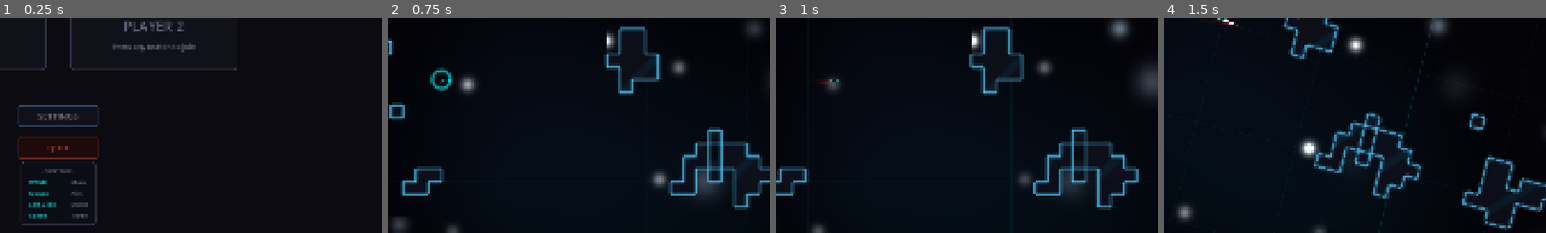
Above: before the commit, frames 1-4 (left to right).
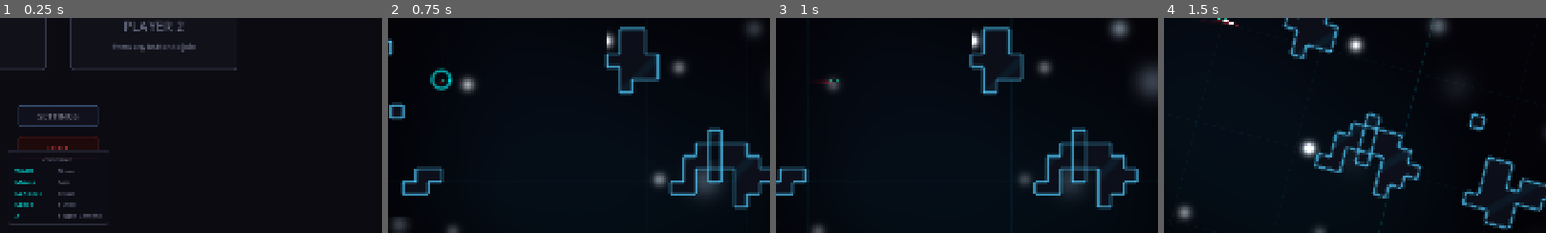
Above: after the commit, the same moments.

Repository: M-E-7/mob-fighter
Game: Godot game, scene res://Levels/MainMenu/MainMenu.tscn
The game is run twice, just before and just after one commit, with the same random seed, the same clock (stepped at 60 frames per second) and the same inputs. Sound files missing from this copy of the repository are replaced by a short silence.
Inputs (mouse positions are % of the whole screen's width and height, from its top left):
- Up to frame 1 (0.25 s): no input
- Up to frame 2 (0.75 s): tap Enter at 0.5 s; move the mouse to (72, 45) at 0.52 s; press the mouse at (72, 45) at 0.53 s; hold Right (ui_right) from 0.53 s (still down)
- Up to frame 3 (1 s): keep holding Right (ui_right)
- Up to frame 4 (1.5 s): move the mouse to (45, 50) at 1.27 s; release Right (ui_right) at 1.28 s; release the mouse at (45, 50) at 1.28 s; hold Space (thrust_forward) from 1.28 s (still down); tap X (toggle_camera_mode) at 1.35 s; click (45, 50) at 1.42 s
The pictures show only the part of the screen within x 42-92%, y 50-100%; the shares and areas given below are measured in that part.

The runs differ from the first frame. In frame 1, 2.1% of the frame differs, in the area x 2-29%, y 61-97%; in frame 2, nothing differs; in frame 3, nothing differs; in frame 4, nothing differs.

Commit message:
updated Controls ui section

Diff:
--- a/Levels/MainMenu/main_menu.gd
+++ b/Levels/MainMenu/main_menu.gd
@@ -235,7 +235,7 @@
 	header.horizontal_alignment = HORIZONTAL_ALIGNMENT_CENTER
 	vbox.add_child(header)
 
-	for entry: Array in [["WASD", "Move"], ["Mouse", "Aim"], ["Left Click", "Shoot"], ["Space", "Turbo"]]:
+	for entry: Array in [["WASD", "Move"], ["Mouse", "Aim"], ["Left Click", "Shoot"], ["Space", "Turbo"], ["X", "Toggle Camera"]]:
 		var row := HBoxContainer.new()
 		row.add_theme_constant_override("separation", 16)
 
